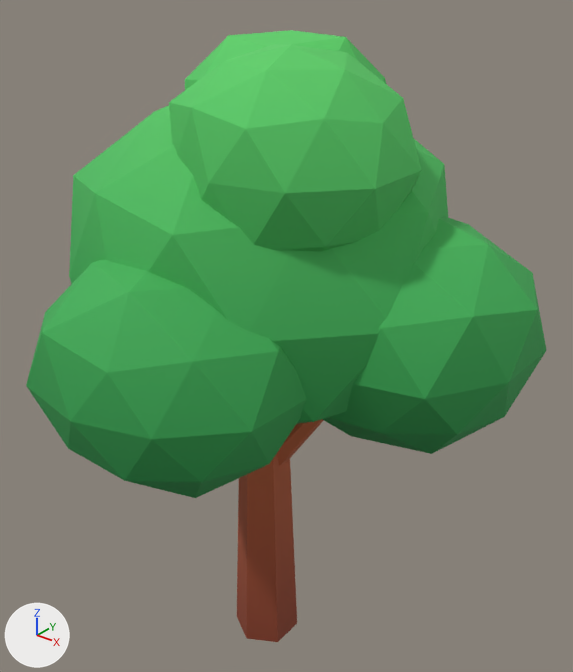
The glTF model modelos/parque/piezas/arbol_A.glb as it was, and as the next commit left it.
The view is the same before and after, from a 50 mm camera at (2.51, -2.93, 3.92) aimed at (0.08, 0.11, 2.04). Every picture has the same lights, and +X, +Y and +Z are marked at lower left. The picture after the commit comes second.

Names of what the first picture shows: 'arbol_A'.
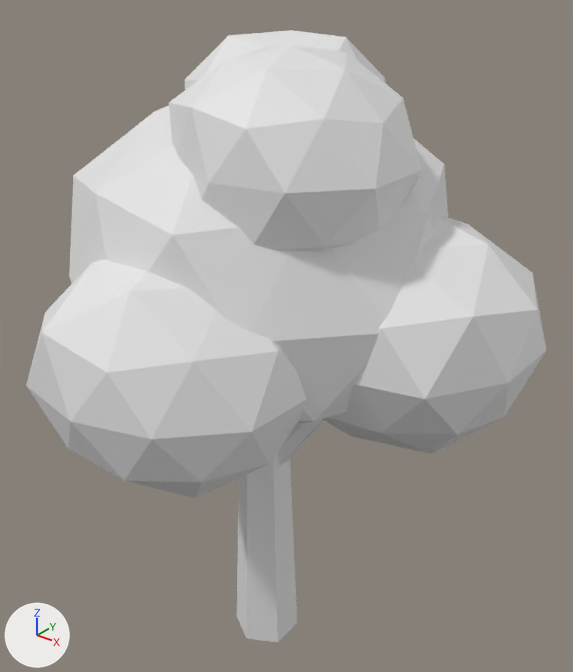
Location of each change, [x1, y1, x2, y2] in pixels of the pictures (573 x 672 px):
'arbol_A', recoloured (green to white): [26, 30, 546, 642] in both

The change, as a diff of the scene's bpy script:
```diff
--- a/modelos/parque/piezas/arbol_A.glb.py
+++ b/modelos/parque/piezas/arbol_A.glb.py
@@ me_arbol_a @@
 me_arbol_a.from_pydata(...)  # 276 vertices, 520 faces; spans x -1.4..1.39, y -1.33..1.1, z 0.0..3.57
-me_arbol_a.materials.append(mat_parque)
```
